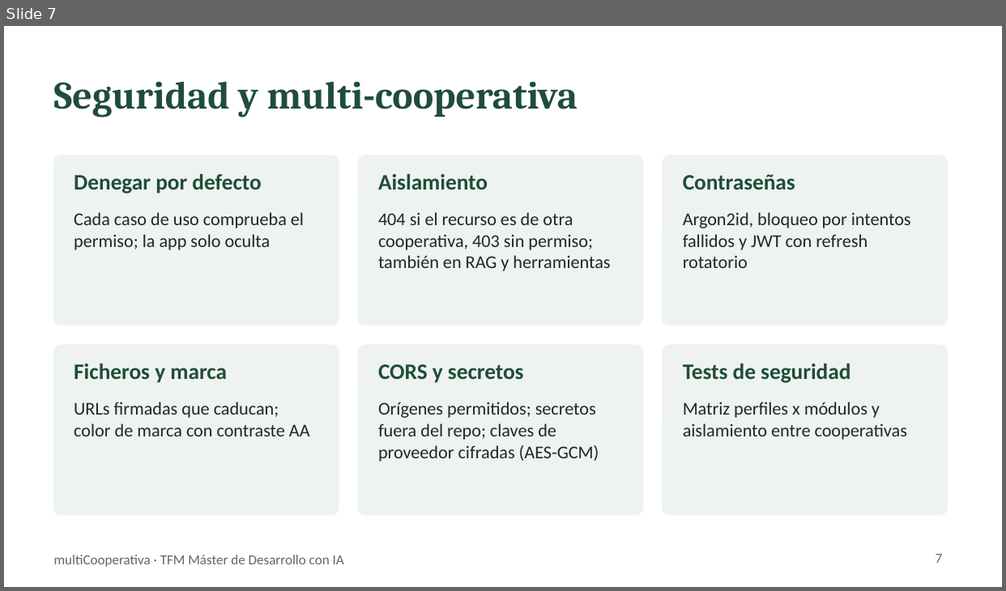
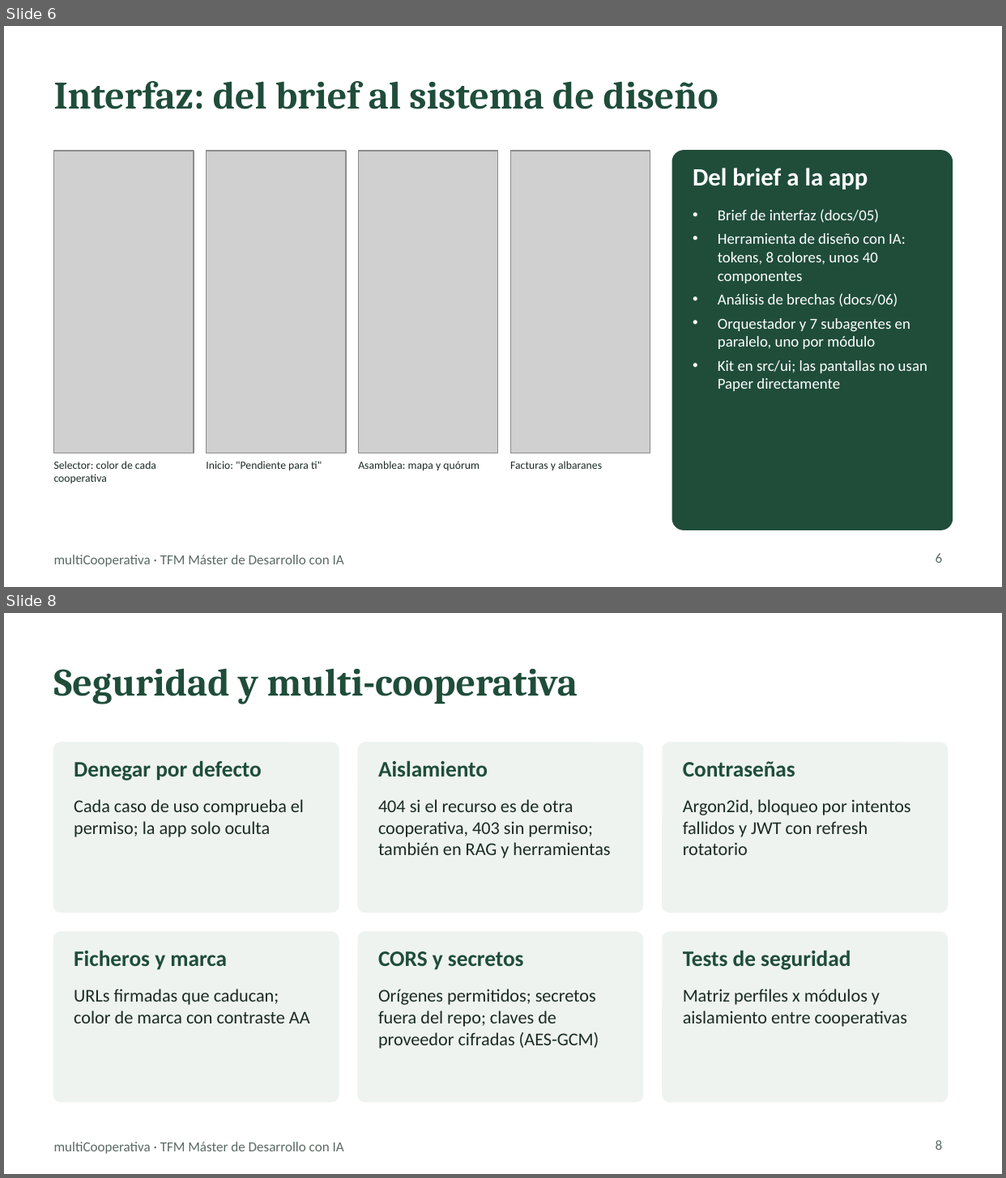
Before and after one commit to chaparro2001/multiCooperativa, a slide deck: docs/slides/multicooperativa-tfm.pptx. Shown one above the other, each under a label of ours: slide 7 before the commit, slides 6 and 8 after it; the slides between them are not shown. The pictures are 1006x591 and 1006x1178 pixels, drawn with LibreOffice and Linux fonts; fonts in the diff are those of the drawing; grey boxes stand for pictures. Boxes give left, top, right and bottom in pixels: in the first picture for what was removed or moved away, otherwise in the second. Text is boxed around its words. In the diff, an @@ line names an element or a change of style, - is before the commit and + after.

```diff
--- a/docs/slides/multicooperativa-tfm.pptx
+++ b/docs/slides/multicooperativa-tfm.pptx
@@ slide 6 added at [4,26,1002,587], background #FFFFFF; not listed: 1 template element that a slide beside it also shows @@
@@ text added at [54,81,718,109], 28 pt, text #1F4D3A, bold @@
+Interfaz: del brief al sistema de diseño
@@ picture added at [54,151,194,453] @@
@@ picture added at [206,151,345,453] @@
@@ picture added at [358,151,498,453] @@
@@ picture added at [511,151,650,453] @@
@@ rounded rectangle added at [672,151,952,530], fill #1F4D3A, outline #1F4D3A 1 pt @@
@@ text added at [692,168,867,190], 18 pt, text #FFFFFF, bold @@
+Del brief a la app
@@ text added at [718,209,927,391], 11 pt, text #FFFFFF @@
+• Brief de interfaz (docs/05)
+• Herramienta de diseño con IA: tokens, 8 colores, unos 40 componentes
+• Análisis de brechas (docs/06)
+• Orquestador y 7 subagentes en paralelo, uno por módulo
+• Kit en src/ui; las pantallas no usan Paper directamente
@@ text added at [54,461,156,484], 8 pt, text #1B2B24 @@
+Selector: color de cada cooperativa
@@ text added at [206,461,322,472], 8 pt, text #1B2B24 @@
+Inicio: "Pendiente para ti"
@@ text added at [358,461,479,472], 8 pt, text #1B2B24 @@
+Asamblea: mapa y quórum
@@ text added at [510,461,602,471], 8 pt, text #1B2B24 @@
+Facturas y albaranes
@@ page number added at [936,553,943,563], 10 pt, text #5B6B64 @@
+6
@@ what was slide 7 is now slide 8 @@
@@ page number at [936,1140,943,1150]: text changed @@
-7
+8
```
Also in this commit, not shown: 7 slides changed, 2 other files.
